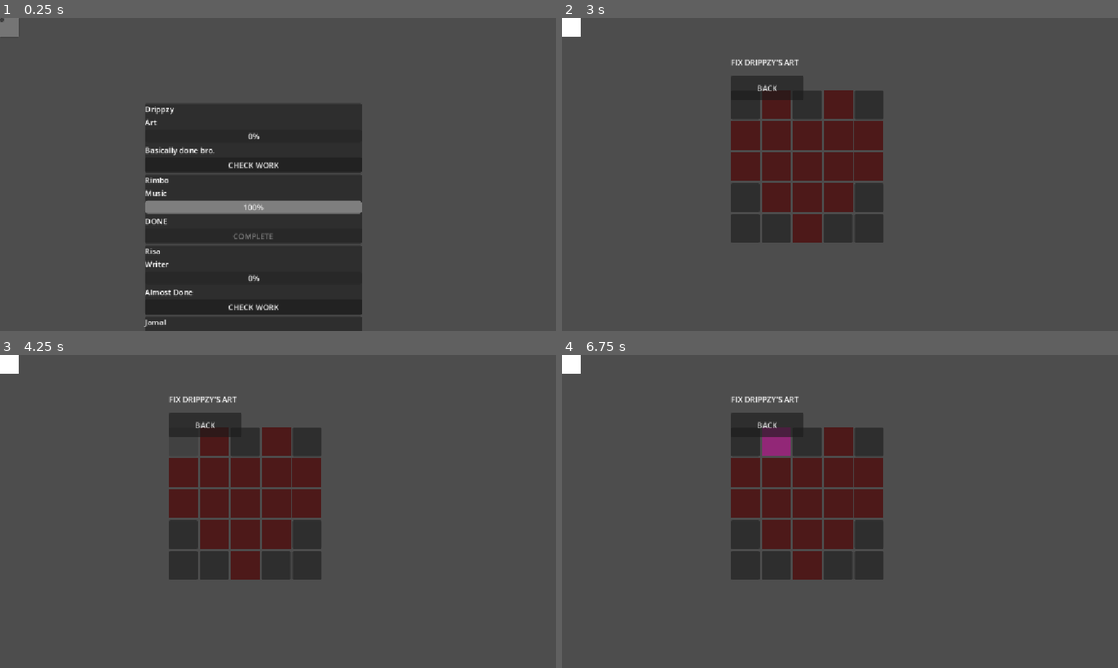
Above: before the commit, frames 1-4 (two rows, left to right).
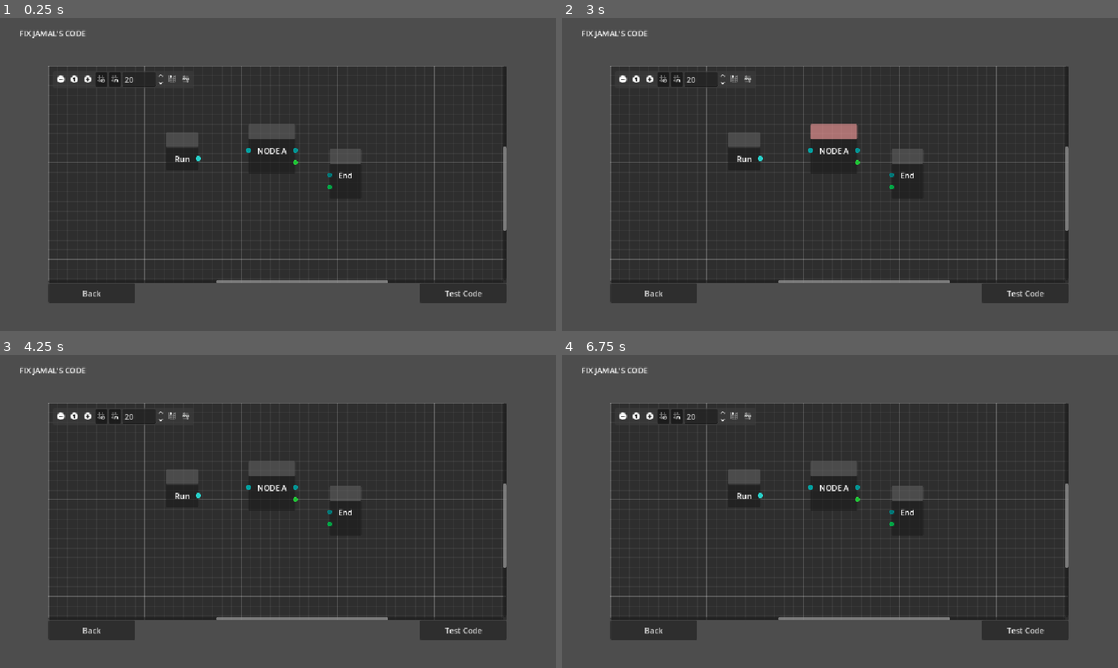
Above: after the commit, the same moments.

Repository: aadhyap/soloDev
Game: Godot game, scene res://programming_minigame.tscn
The game is run twice, just before and just after one commit, with the same random seed, the same clock (stepped at 60 frames per second) and the same inputs. Before the commit the project starts from res://dashboard.tscn.
Inputs (mouse positions are in pixels of both pictures, inside the frame that each line leads up to):
- Up to frame 1 (0.25 s): no input
- Up to frame 2 (3 s): click (562, 21) at 0.52 s; click (1023, 293) at 1.25 s, where only the run after the commit has a clickable "Test Code"; click (650, 293) at 2 s, where only the run after the commit has a clickable "Back"; click (817, 165) at 2.75 s, where only the run before the commit has a clickable "CHECK WORK"
- Up to frame 3 (4.25 s): click (183, 442) at 3.52 s
- Up to frame 4 (6.75 s): click (623, 417) at 4.27 s; click (778, 442) at 5.02 s; click (806, 442) at 5.77 s; click (650, 417) at 6.52 s

The runs differ from the first frame. In frame 1, 39% of the frame differs, in the area x 0-92%, y 0-100%; in frame 2, 45%; in frame 3, 45%; in frame 4, 45%, in the area x 0-92%, y 0-92%.

Commit message:
Programming task added
with programming data. Finishing end to end game mechanic today

Diff:
--- /dev/null
+++ b/gameTasks/programming_1.tres
@@ -0,0 +1,45 @@
+[gd_resource type="Resource" script_class="GameTask" format=3 uid="uid://dm4xnl5s2yjru"]
+
+[ext_resource type="Script" uid="uid://cg8xfoam2u1kk" path="res://game_task.gd" id="1_dmyu3"]
+[ext_resource type="Script" uid="uid://bk5iklwmxdulc" path="res://programming_mini_game/programming_connection_data.gd" id="2_8rio7"]
+[ext_resource type="Script" uid="uid://c30pvob3wui1m" path="res://programming_mini_game/programming_node_data.gd" id="3_12vfi"]
+[ext_resource type="Script" uid="uid://bknkelw6pi8cp" path="res://programming_mini_game/programming_task_data.gd" id="4_iqt41"]
+
+[sub_resource type="Resource" id="Resource_12vfi"]
+script = ExtResource("3_12vfi")
+id = "run"
+title = "RUN"
+start_position = Vector2(100, 250)
+output_colors = Array[String](["blue"])
+metadata/_custom_type_script = "uid://c30pvob3wui1m"
+
+[sub_resource type="Resource" id="Resource_iqt41"]
+script = ExtResource("3_12vfi")
+id = "middle"
+title = "NODE A"
+start_position = Vector2(450, 100)
+input_colors = Array[String](["blue"])
+output_colors = Array[String](["blue", "green"])
+metadata/_custom_type_script = "uid://c30pvob3wui1m"
+
+[sub_resource type="Resource" id="Resource_drfap"]
+script = ExtResource("3_12vfi")
+id = "end"
+title = "End"
+start_position = Vector2(800, 300)
+input_colors = Array[String](["blue", "green"])
+metadata/_custom_type_script = "uid://c30pvob3wui1m"
+
+[sub_resource type="Resource" id="Resource_tsl5k"]
+script = ExtResource("4_iqt41")
+nodes = Array[ExtResource("3_12vfi")]([SubResource("Resource_12vfi"), SubResource("Resource_iqt41"), SubResource("Resource_drfap")])
+metadata/_custom_type_script = "uid://bknkelw6pi8cp"
+
+[resource]
+script = ExtResource("1_dmyu3")
+id = "programming_1"
+display_name = "Broken Blueprint"
+assigned_member_id = "jamal"
+role_name = "Programming"
+task_data = SubResource("Resource_tsl5k")
+metadata/_custom_type_script = "uid://cg8xfoam2u1kk"
--- /dev/null
+++ b/programming_mini_game/programming_connection_data.gd
@@ -0,0 +1,9 @@
+# programming_connection_data.gd
+class_name ProgrammingConnectionData
+extends Resource
+
+@export var from_node_id: String = ""
+@export var from_port: int = 0
+
+@export var to_node_id: String = ""
+@export var to_port: int = 0
--- /dev/null
+++ b/programming_mini_game/programming_node_data.gd
@@ -0,0 +1,16 @@
+class_name ProgrammingNodeData
+extends Resource
+
+@export var id: String = ""
+@export var title: String = ""
+
+# Where this block STARTS in the puzzle.
+# This lets you scatter blocks differently per level.
+@export var start_position: Vector2 = Vector2.ZERO
+
+# Examples:
+# ["blue"]
+# ["blue", "green"]
+# ["purple", "yellow"]
+@export var input_colors: Array[String] = []
+@export var output_colors: Array[String] = []
--- /dev/null
+++ b/programming_mini_game/programming_task_data.gd
@@ -0,0 +1,9 @@
+# programming_task_data.gd
+class_name ProgrammingTaskData
+extends Resource
+
+# All blocks that exist in this level
+@export var nodes: Array[ProgrammingNodeData] = []
+
+# The wiring that makes this level correct
+@export var correct_connections: Array[ProgrammingConnectionData] = []
--- /dev/null
+++ b/programming_minigame.gd
@@ -0,0 +1,141 @@
+extends Control
+
+@onready var graph: GraphEdit = $GraphEdit
+
+const PORT_TYPES = {
+	"blue": {
+		"type": 0,
+		"color": Color("#27c7d9")
+	},
+	"green": {
+		"type": 1,
+		"color": Color("#35d05b")
+	},
+	"red": {
+		"type": 2,
+		"color": Color("#e84c4c")
+	},
+	"yellow": {
+		"type": 3,
+		"color": Color("#e8d44c")
+	},
+	"purple": {
+		"type": 4,
+		"color": Color("#a75cff")
+	}
+}
+
+
+func _ready():
+	graph.connection_request.connect(_on_connection_request)
+	graph.disconnection_request.connect(_on_disconnection_request)
+
+	# Allow same-color connections.
+	for port_data in PORT_TYPES.values():
+		var type = port_data["type"]
+		graph.add_valid_connection_type(type, type)
+
+	if GameState.current_task == null:
+		print("NO CURRENT TASK")
+		return
+
+	var data = GameState.current_task.task_data as ProgrammingTaskData
+
+	if data == null:
+		print("NO PROGRAMMING TASK DATA")
+		return
+
+	create_level(data)
+
+
+func create_level(data: ProgrammingTaskData):
+	for node_data in data.nodes:
+		create_programming_node(node_data)
+
+
+func create_programming_node(data: ProgrammingNodeData):
+	var node = GraphNode.new()
+
+	node.name = data.id
+	node.title = data.title
+	node.position_offset = data.start_position
+
+	graph.add_child(node)
+
+	# Number of rows needed is whichever side has more ports.
+	var row_count = max(
+		data.input_colors.size(),
+		data.output_colors.size()
+	)
+
+	for i in range(row_count):
+		var row = Label.new()
+		row.text = " "
+		row.custom_minimum_size = Vector2(140, 35)
+
+		node.add_child(row)
+
+		var has_input = i < data.input_colors.size()
+		var has_output = i < data.output_colors.size()
+
+		var input_type = 0
+		var input_color = Color.WHITE
+
+		var output_type = 0
+		var output_color = Color.WHITE
+
+		if has_input:
+			var input_name = data.input_colors[i]
+			input_type = PORT_TYPES[input_name]["type"]
+			input_color = PORT_TYPES[input_name]["color"]
+
+		if has_output:
+			var output_name = data.output_colors[i]
+			output_type = PORT_TYPES[output_name]["type"]
+			output_color = PORT_TYPES[output_name]["color"]
+
+		node.set_slot(
+			i,
+			has_input,
+			input_type,
+			input_color,
+			has_output,
+			output_type,
+			output_color
+		)
+
+
+func _on_connection_request(
+	from_node: StringName,
+	from_port: int,
+	to_node: StringName,
+	to_port: int
+):
+	if graph.is_node_connected(
+		from_node,
+		from_port,
+		to_node,
+		to_port
+	):
+		return
+
+	graph.connect_node(
+		from_node,
+		from_port,
+		to_node,
+		to_port
+	)
+
+
+func _on_disconnection_request(
+	from_node: StringName,
+	from_port: int,
+	to_node: StringName,
+	to_port: int
+):
+	graph.disconnect_node(
+		from_node,
+		from_port,
+		to_node,
+		to_port
+	)
--- /dev/null
+++ b/programming_minigame.tscn
@@ -0,0 +1,134 @@
+[gd_scene format=3 uid="uid://bvutdfc48wxai"]
+
+[ext_resource type="Script" uid="uid://cq4fvb3ii65ub" path="res://programming_minigame.gd" id="1_5p8p0"]
+
+[node name="ProgrammingMinigame" type="Control" unique_id=839861054]
+layout_mode = 3
+anchors_preset = 0
+offset_right = 40.0
+offset_bottom = 40.0
+script = ExtResource("1_5p8p0")
+
+[node name="TitleLabel" type="Label" parent="." unique_id=1597062022]
+layout_mode = 0
+offset_left = 40.0
+offset_top = 20.0
+offset_right = 178.0
+offset_bottom = 43.0
+text = "FIX JAMAL'S CODE"
+
+[node name="GraphEdit" type="GraphEdit" parent="." unique_id=1323770197]
+layout_mode = 0
+offset_left = 100.0
+offset_top = 100.0
+offset_right = 1050.0
+offset_bottom = 550.0
+minimap_enabled = false
+minimap_size = Vector2(1000, 500)
+
+[node name="RunNode" type="GraphNode" parent="GraphEdit" unique_id=1575401520]
+layout_mode = 0
+offset_left = 244.0
+offset_top = 137.0
+offset_right = 311.0
+offset_bottom = 215.0
+mouse_filter = 1
+position_offset = Vector2(244, 137)
+slot/0/left_enabled = false
+slot/0/left_type = 0
+slot/0/left_color = Color(1, 1, 1, 1)
+slot/0/left_icon = null
+slot/0/right_enabled = true
+slot/0/right_type = 0
+slot/0/right_color = Color(0.1764706, 1, 0.96862745, 1)
+slot/0/right_icon = null
+slot/0/draw_stylebox = true
+
+[node name="RunLabel" type="Label" parent="GraphEdit/RunNode" unique_id=541154766]
+layout_mode = 2
+text = "Run"
+
+[node name="NodeA" type="GraphNode" parent="GraphEdit" unique_id=1054653635]
+layout_mode = 0
+offset_left = 415.0
+offset_top = 120.0
+offset_right = 512.0
+offset_bottom = 223.0
+mouse_filter = 1
+position_offset = Vector2(415, 120)
+slot/0/left_enabled = true
+slot/0/left_type = 0
+slot/0/left_color = Color(4.1392445e-06, 0.76434255, 0.7643427, 1)
+slot/0/left_icon = null
+slot/0/right_enabled = true
+slot/0/right_type = 0
+slot/0/right_color = Color(0, 0.70870304, 0.70870304, 1)
+slot/0/right_icon = null
+slot/0/draw_stylebox = true
+slot/1/left_enabled = false
+slot/1/left_type = 0
+slot/1/left_color = Color(1, 1, 1, 1)
+slot/1/left_icon = null
+slot/1/right_enabled = true
+slot/1/right_type = 0
+slot/1/right_color = Color(0.14796004, 0.9358893, 0.25326657, 1)
+slot/1/right_icon = null
+slot/1/draw_stylebox = true
+
+[node name="BlueRow" type="Label" parent="GraphEdit/NodeA" unique_id=1538910562]
+layout_mode = 2
+text = "NODE A"
+
+[node name="GreenRow" type="Label" parent="GraphEdit/NodeA" unique_id=1369809716]
+layout_mode = 2
+
+[node name="EndNode" type="GraphNode" parent="GraphEdit" unique_id=107897897]
+layout_mode = 0
+offset_left = 583.0
+offset_top = 171.0
+offset_right = 649.0
+offset_bottom = 274.0
+mouse_filter = 1
+position_offset = Vector2(583, 171)
+slot/0/left_enabled = true
+slot/0/left_type = 0
+slot/0/left_color = Color(1.3957917e-06, 0.5727729, 0.57278943, 1)
+slot/0/left_icon = null
+slot/0/right_enabled = false
+slot/0/right_type = 0
+slot/0/right_color = Color(1, 1, 1, 1)
+slot/0/right_icon = null
+slot/0/draw_stylebox = true
+slot/1/left_enabled = true
+slot/1/left_type = 0
+slot/1/left_color = Color(5.390644e-06, 0.80101126, 0.32772288, 1)
+slot/1/left_icon = null
+slot/1/right_enabled = false
+slot/1/right_type = 0
+slot/1/right_color = Color(1, 1, 1, 1)
+slot/1/right_icon = null
+slot/1/draw_stylebox = true
+
+[node name="BlueRow" type="Label" parent="GraphEdit/EndNode" unique_id=1408068392]
+layout_mode = 2
+text = "End"
+
+[node name="GreenRow" type="Label" parent="GraphEdit/EndNode" unique_id=21153715]
+layout_mode = 2
+
+[node name="TestButton" type="Button" parent="." unique_id=1069688972]
+layout_mode = 0
+offset_left = 870.0
+offset_top = 550.0
+offset_right = 1050.0
+offset_bottom = 590.0
+text = "Test Code"
+
+[node name="Back" type="Button" parent="." unique_id=1239942410]
+layout_mode = 0
+offset_left = 100.0
+offset_top = 550.0
+offset_right = 280.0
+offset_bottom = 590.0
+text = "Back
+"
--- a/project.godot
+++ b/project.godot
@@ -11,7 +11,7 @@
 [application]
 
 config/name="SoloDev"
-run/main_scene="uid://b30bt5klbvwh5"
+run/main_scene="uid://bvutdfc48wxai"
 config/features=PackedStringArray("4.7", "Forward Plus")
 config/icon="res://icon.svg"
 
Not shown, added: programming_mini_game/programming_connection_data.gd.uid
Not shown, added: programming_mini_game/programming_node_data.gd.uid
Not shown, added: programming_mini_game/programming_task_data.gd.uid
Not shown, added: programming_minigame.gd.uid
